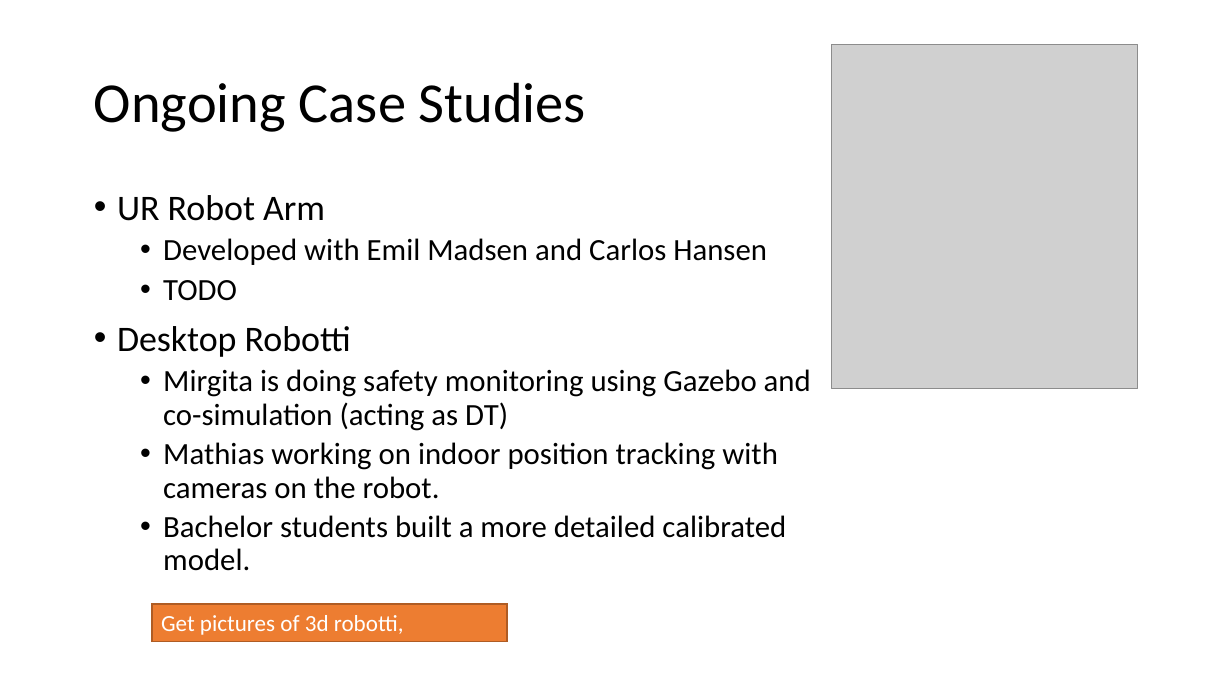
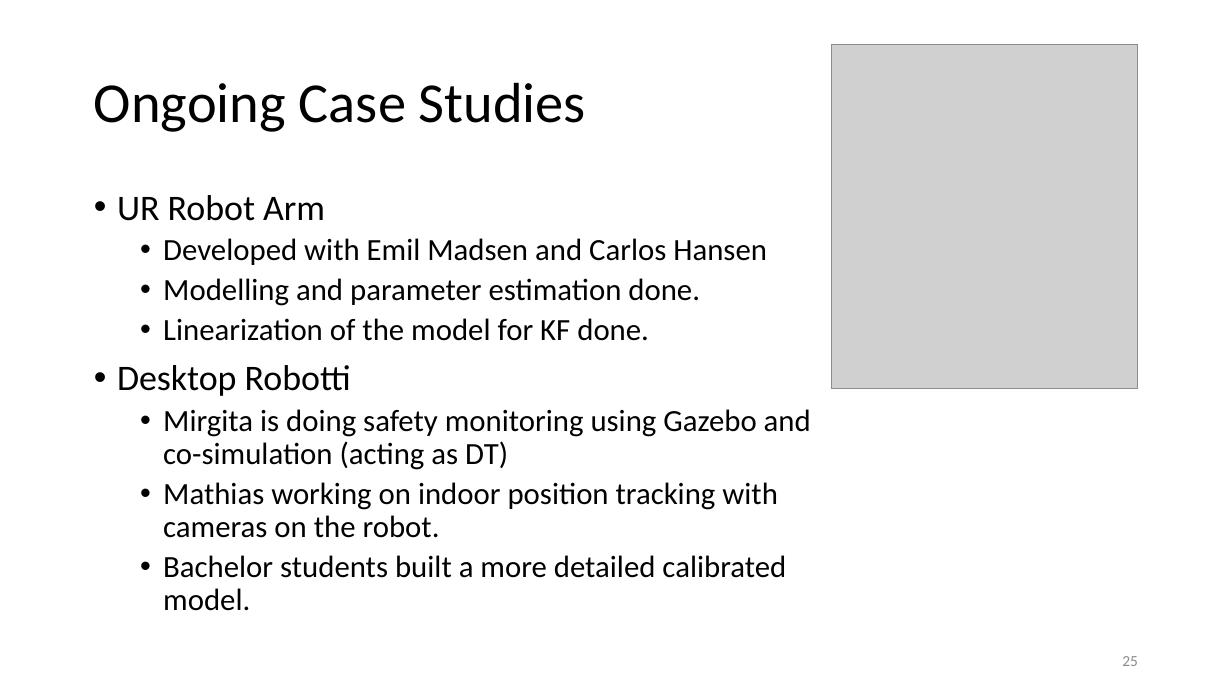
Before and after one commit to INTO-CPS-Association/example_digital-twin_incubator, a slide deck: slide 25 of notes/presentations/DigitLunch_17_December.pptx (slide 23 before the commit). Drawn at 1232x693 pixels with LibreOffice and Linux fonts; fonts in the diff are those of the drawing; grey boxes stand for pictures. Boxes give left, top, right and bottom in pixels: in the first picture for what was removed or moved away, otherwise in the second. Text is boxed around its words. In the diff, an @@ line names an element or a change of style, - is before the commit and + after.

```diff
--- a/notes/presentations/DigitLunch_17_December.pptx
+++ b/notes/presentations/DigitLunch_17_December.pptx
@@ text at box(163, 278, 700, 341): text changed @@
-  • TODO
+  • Modelling and parameter estimation done.
+  • Linearization of the model for KF done.
@@ rectangle removed at box(152, 604, 507, 641) @@
-Get pictures of 3d robotti,
@@ page number added at box(1122, 656, 1138, 666), 12 pt, text #8C8C8C @@
+25
```
Also in this commit, not shown: 23 other slides changed, 3 slides added.
